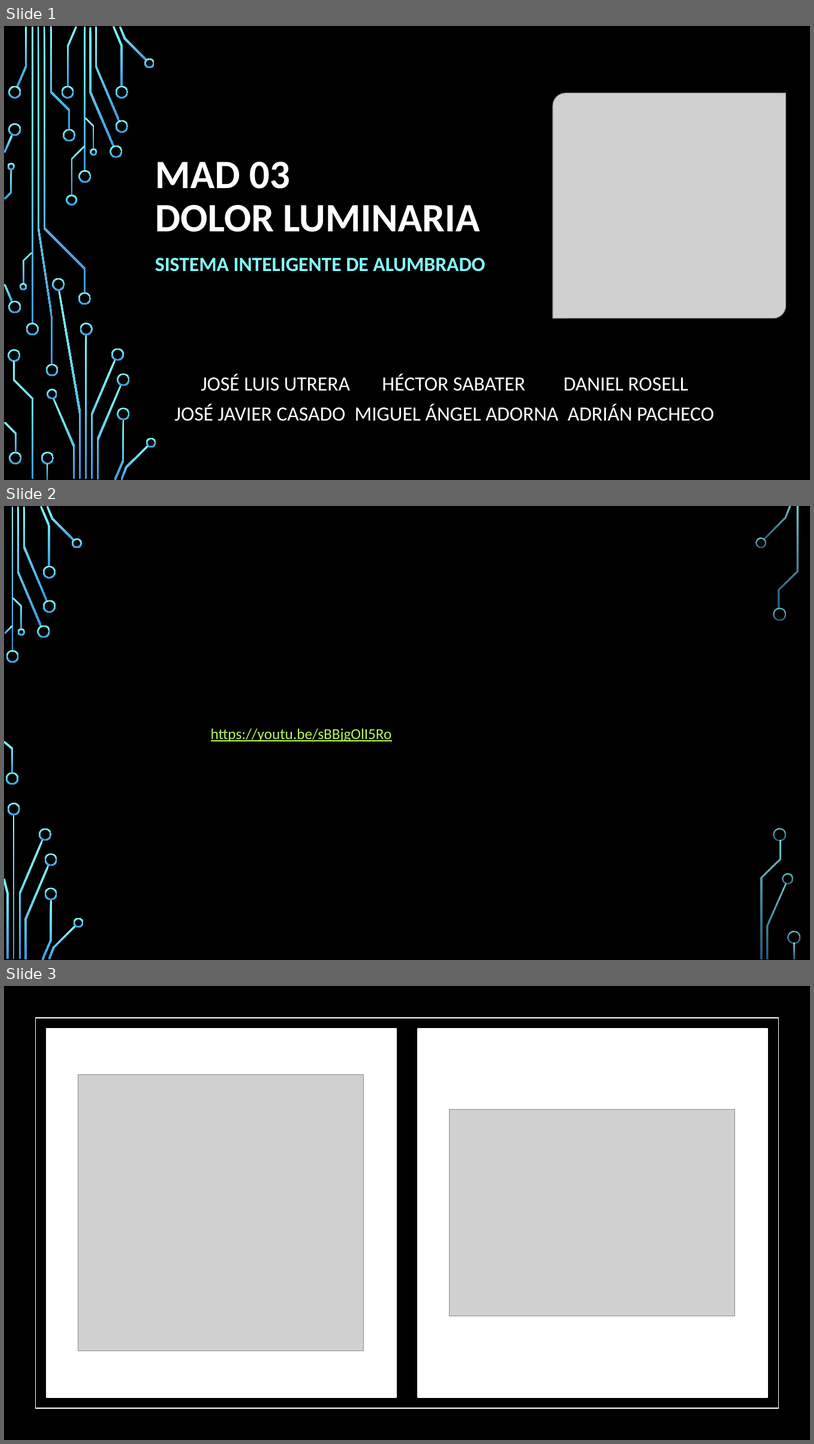
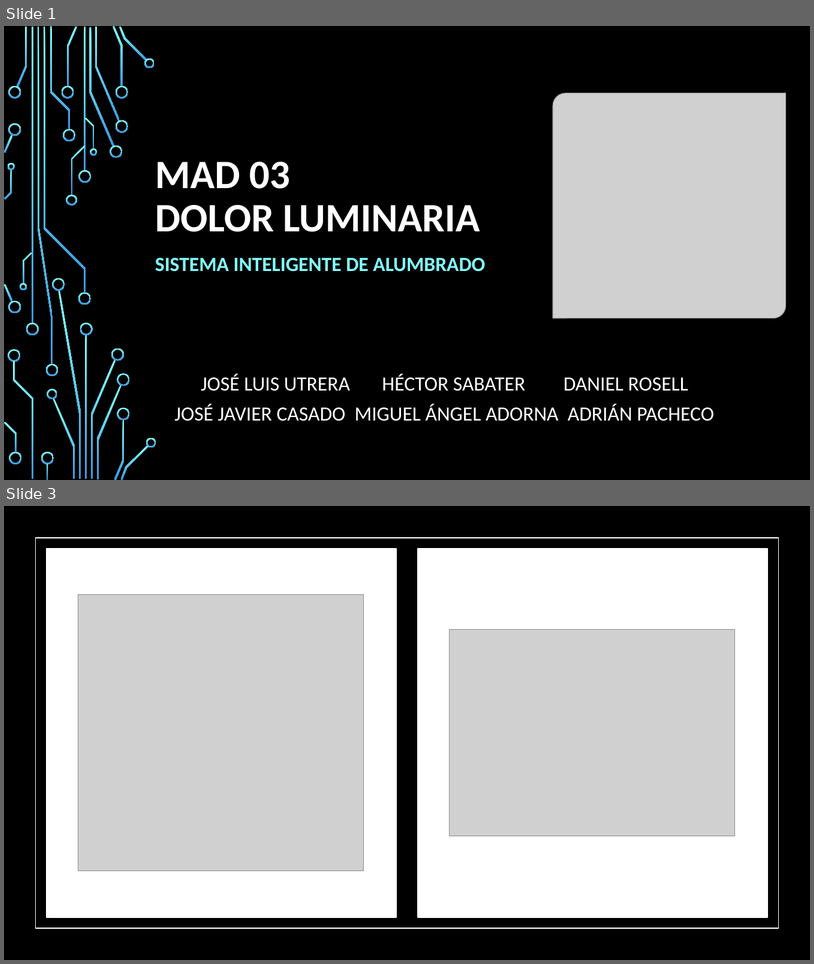
Before and after one commit to drosell271/S.I.A-HackForGood2022, a slide deck: Presentacion.pptx. Shown one above the other, each under a label of ours: slides 1, 2 and 3 before the commit, slides 1 and 3 after it; the slides between them are not shown. The pictures are 814x1444 and 814x964 pixels, drawn with LibreOffice and Linux fonts; fonts in the diff are those of the drawing; grey boxes stand for pictures; background and template pictures are left out. Boxes give left, top, right and bottom in pixels: in the first picture for what was removed or moved away, otherwise in the second. Text is boxed around its words. In the diff, an @@ line names an element or a change of style, - is before the commit and + after.

```diff
--- a/Presentacion.pptx
+++ b/Presentacion.pptx
@@ slide 2 removed at [4, 506, 810, 960], background picture (left out) @@
@@ text removed at [211, 728, 392, 742] @@
-https://youtu.be/sBBjgOlI5Ro
@@ group removed at [4, 506, 801, 960]: 33 freeform shapes, 3 rectangles @@
```
Also in this commit, not shown: 1 slide added.
